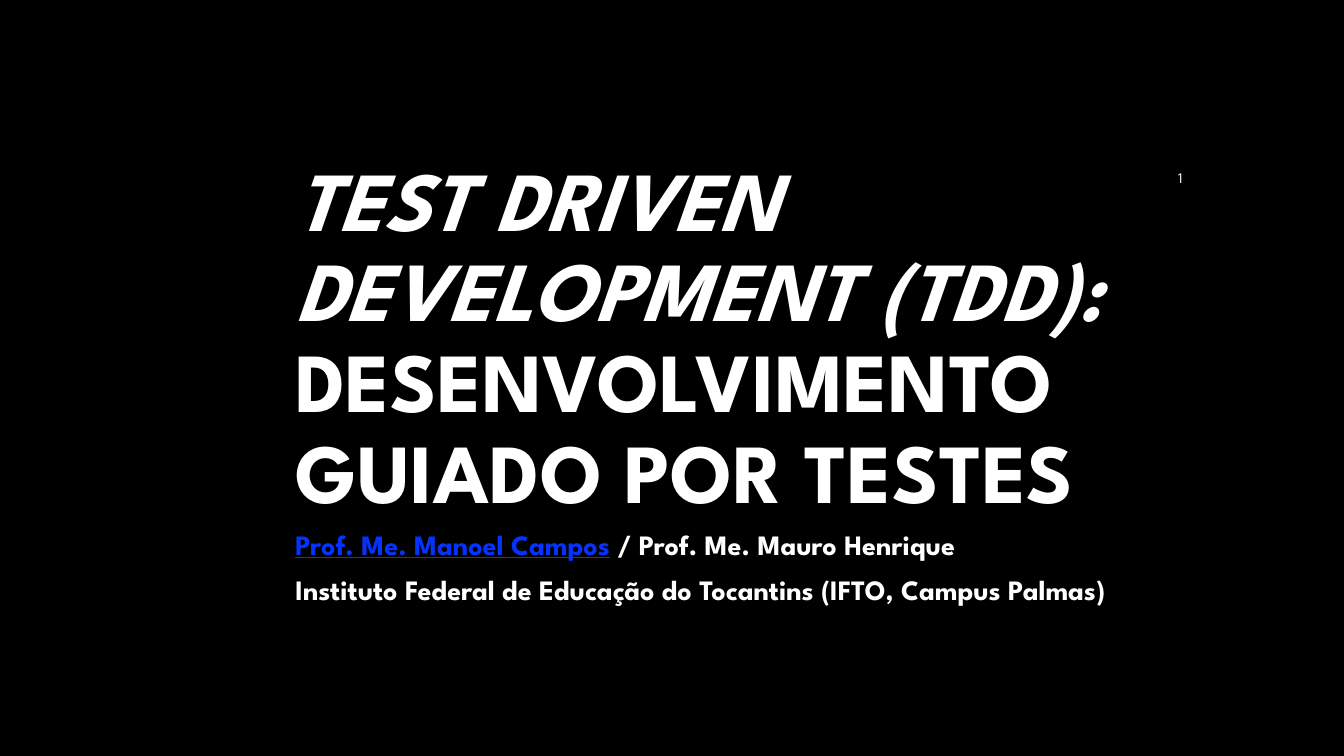
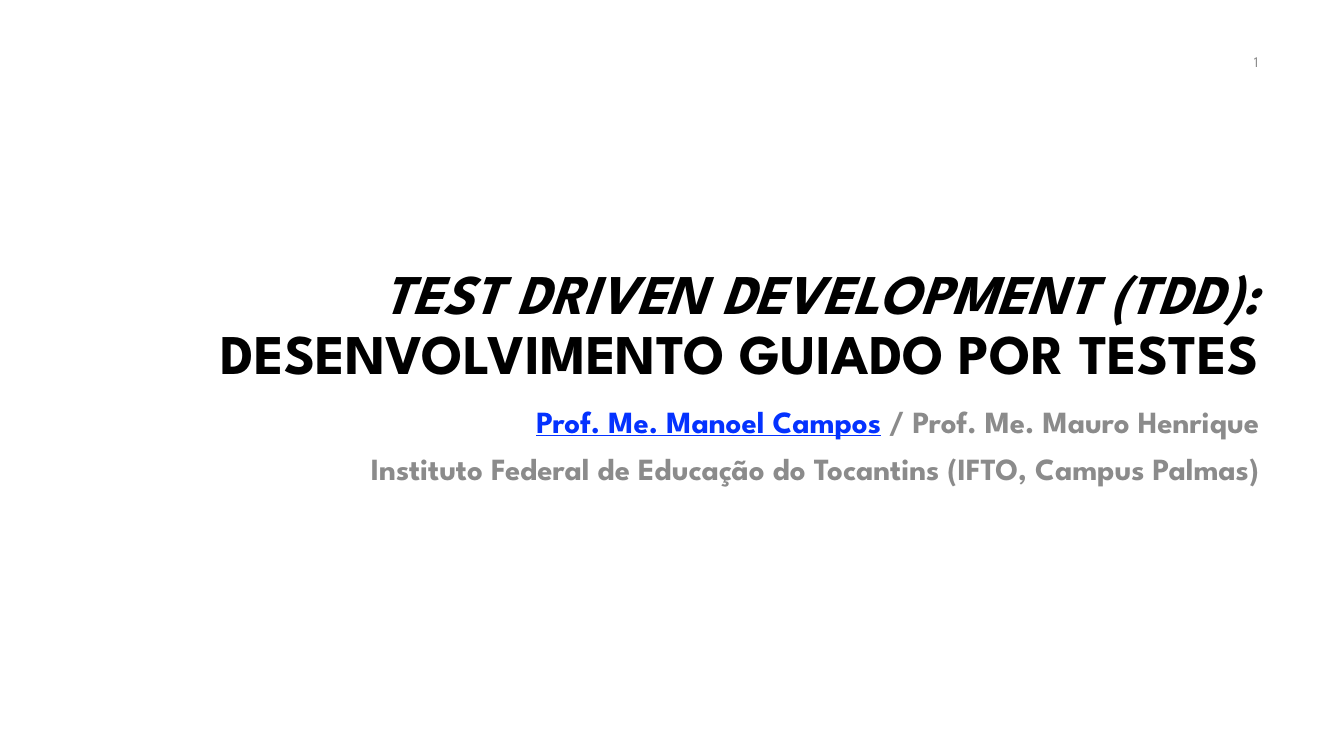
Before and after one commit to iftopalmas/testes-de-software, a slide deck: slide 1 of projects/01-introducao-tdd/tdd.pptx. Drawn at 1344x756 pixels with LibreOffice and Linux fonts; fonts in the diff are those of the drawing; background and template pictures are left out. Boxes give left, top, right and bottom in pixels: in the first picture for what was removed or moved away, otherwise in the second. Text is boxed around its words. In the diff, an @@ line names an element or a change of style, - is before the commit and + after.

```diff
--- a/projects/01-introducao-tdd/tdd.pptx
+++ b/projects/01-introducao-tdd/tdd.pptx
@@ background #000000 to #FFFFFF @@
@@ page number: place and size @@
-page number at bbox=[1178, 173, 1182, 183]
+page number at bbox=[1254, 57, 1258, 67]
@@ page number at bbox=[1254, 57, 1258, 67]: text colour #FFFFFF to #8C8C8C @@
@@ title "TEST DRIVEN DEVELOPMENT (TDD): DESENVOLVIMENTO ...": place and size @@
-title "TEST DRIVEN DEVELOPMENT (TDD): DESENVOLVIMENTO ..." at bbox=[295, 174, 1102, 504]
+title "TEST DRIVEN DEVELOPMENT (TDD): DESENVOLVIMENTO ..." at bbox=[221, 275, 1258, 375]
@@ title "TEST DRIVEN DEVELOPMENT (TDD): DESENVOLVIMENTO ..." at bbox=[221, 275, 1258, 375]: size 60 to 40 pt, text colour #FFFFFF to #000000; alignment left to right @@
@@ text "Prof. Me. Manoel Campos / ...": place and size @@
-text "Prof. Me. Manoel Campos / ..." at bbox=[295, 535, 1105, 606]
+text "Prof. Me. Manoel Campos / ..." at bbox=[371, 411, 1259, 487]
@@ text "Prof. Me. Manoel Campos / ..." at bbox=[371, 411, 1259, 487]: size 20 to 22 pt; text colour #FFFFFF to #8C8C8C in "/ Prof. Me. Mauro Henrique", "Instituto Federal de Educação do Tocantins (IFTO, ..."; alignment left to right @@
```
Also in this commit, not shown: 31 other slides changed, 1 slide added, 1 other file.
